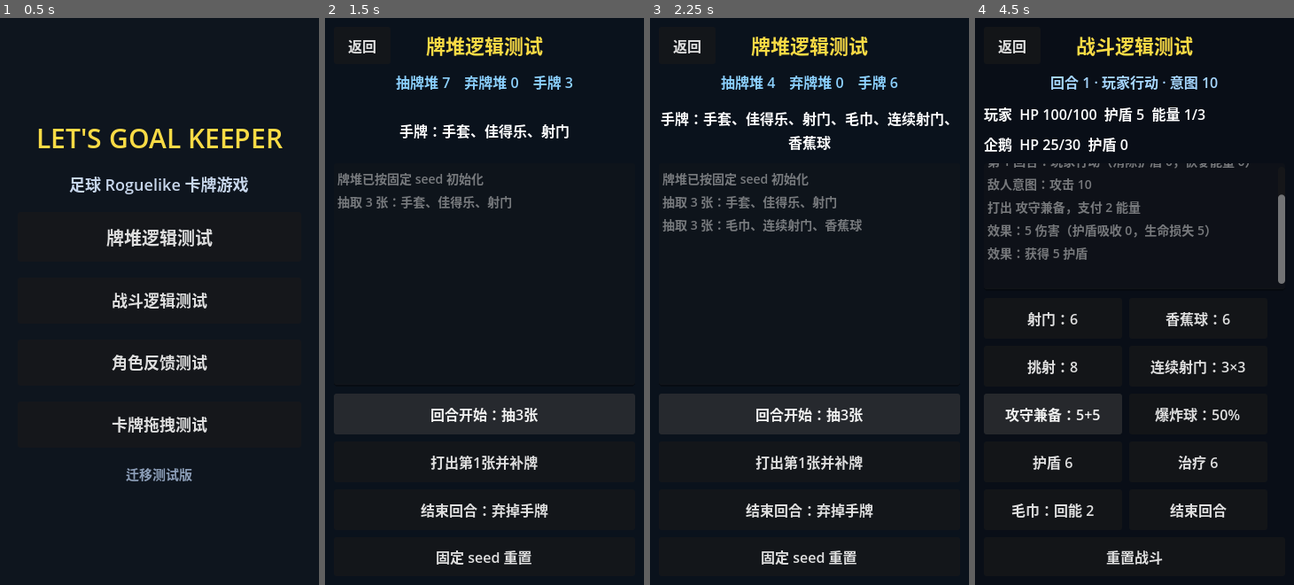
Above: before the commit, frames 1-4 (left to right).
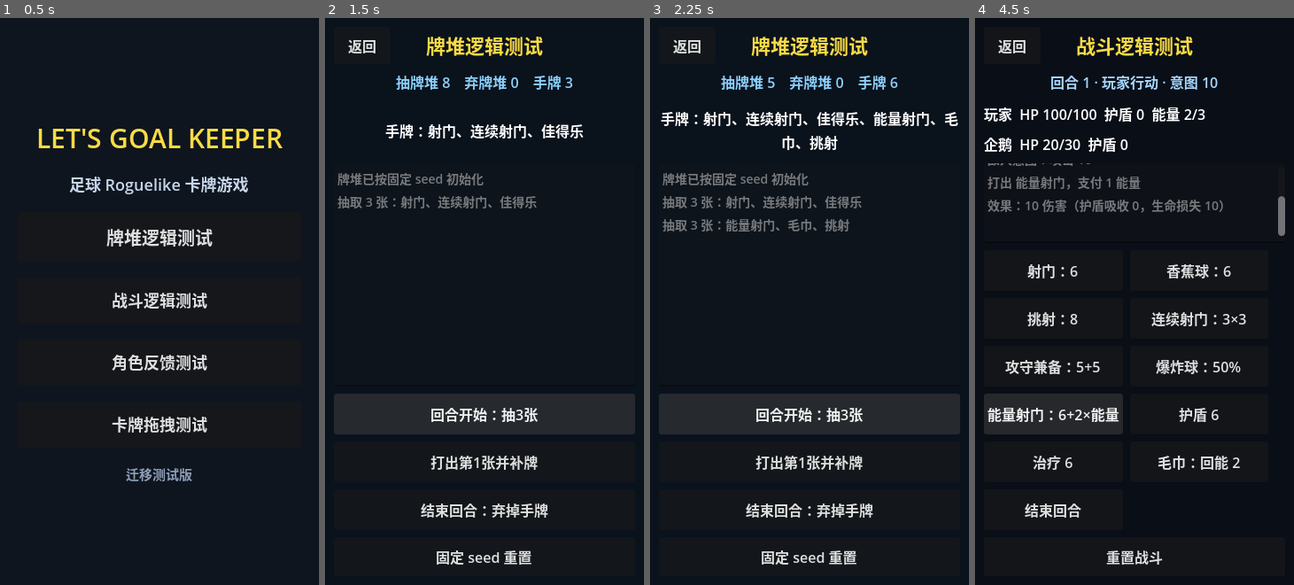
Above: after the commit, the same moments.

Repository: Van0727/LetsGoalKeeper_Godot
Game: Godot game, scene res://scenes/boot.tscn
The game is run twice, just before and just after one commit, with the same random seed, the same clock (stepped at 60 frames per second) and the same inputs. The engine's default icon, where the game draws it, is replaced by a stand-in: a white triangle on a blue panel in a dark square.
Inputs (mouse positions are in pixels of both pictures, inside the frame that each line leads up to):
- Up to frame 1 (0.5 s): no input
- Up to frame 2 (1.5 s): click "牌堆逻辑测试" at 0.5 s; click "回合开始：抽3张" at 1.25 s
- Up to frame 3 (2.25 s): click "回合开始：抽3张" at 2 s
- Up to frame 4 (4.5 s): click "返回" at 2.75 s; click "战斗逻辑测试" at 3.5 s; click (1054, 414) at 4.25 s, where only the run after the commit has a clickable "能量射门：6+2×能量"

Frame 1 is identical in both runs. In frame 2, 1.4% of the frame differs, in the area x 18-82%, y 10-34%; in frame 3, 2.4%; in frame 4, 7.1%, in the area x 3-98%, y 16-89%.

Commit message:
已完成“能量射门”迁移：

Diff:
--- /dev/null
+++ b/data/cards/card_energy_shot.tres
@@ -0,0 +1,23 @@
+[gd_resource type="Resource" script_class="CardDefinition" load_steps=3 format=3]
+
+[ext_resource type="Script" path="res://scripts/cards/card_definition.gd" id="1_card"]
+[ext_resource type="Script" path="res://scripts/cards/effect_definition.gd" id="2_effect"]
+
+[sub_resource type="Resource" id="Effect_damage"]
+script = ExtResource("2_effect")
+effect_type = 0
+target = 1
+amount = 6
+hits = 1
+amount_per_energy = 2
+
+[resource]
+script = ExtResource("1_card")
+card_id = "card_energy_shot"
+display_name = "能量射门"
+description = "造成6点伤害，每有1点剩余能量额外造成2点伤害"
+cost = 1
+card_type = 0
+shot_type = 1
+rarity = 1
+effects = Array[Resource]([SubResource("Effect_damage")])
--- a/scenes/battle_logic_test.tscn
+++ b/scenes/battle_logic_test.tscn
@@ -134,6 +134,12 @@
 theme_override_font_sizes/font_size = 16
 text = "爆炸球：50%"
 
+[node name="EnergyShot" type="Button" parent="Margin/Layout/ActionButtons"]
+custom_minimum_size = Vector2(156, 46)
+layout_mode = 2
+theme_override_font_sizes/font_size = 16
+text = "能量射门：6+2×能量"
+
 [node name="Guard" type="Button" parent="Margin/Layout/ActionButtons"]
 custom_minimum_size = Vector2(156, 46)
 layout_mode = 2
@@ -175,6 +181,7 @@
 [connection signal="pressed" from="Margin/Layout/ActionButtons/Barrage" to="." method="_on_barrage_pressed"]
 [connection signal="pressed" from="Margin/Layout/ActionButtons/AttackAndDefend" to="." method="_on_attack_and_defend_pressed"]
 [connection signal="pressed" from="Margin/Layout/ActionButtons/ExplosionBall" to="." method="_on_explosion_ball_pressed"]
+[connection signal="pressed" from="Margin/Layout/ActionButtons/EnergyShot" to="." method="_on_energy_shot_pressed"]
 [connection signal="pressed" from="Margin/Layout/ActionButtons/Guard" to="." method="_on_guard_pressed"]
 [connection signal="pressed" from="Margin/Layout/ActionButtons/Heal" to="." method="_on_heal_pressed"]
 [connection signal="pressed" from="Margin/Layout/ActionButtons/Energy" to="." method="_on_energy_pressed"]
--- a/scripts/battle/effect_resolver.gd
+++ b/scripts/battle/effect_resolver.gd
@@ -60,11 +60,15 @@
 		events: Array[Dictionary]
 ) -> void:
 	for hit_index in range(effect.hits):
-		var damage := maxi(roundi(effect.amount * source.strength_multiplier), 0)
+		var energy_bonus: int = source.energy * effect.amount_per_energy
+		var scaled_amount: int = effect.amount + energy_bonus
+		var damage := maxi(roundi(scaled_amount * source.strength_multiplier), 0)
 		var result: Dictionary = recipient.take_damage(damage)
 		events.append({
 			"type": "damage",
 			"amount": damage,
+			"base_amount": effect.amount,
+			"energy_bonus": energy_bonus,
 			"absorbed": result.absorbed,
 			"health_damage": result.health_damage,
 			"hit": hit_index + 1,
--- a/scripts/battle_logic_test.gd
+++ b/scripts/battle_logic_test.gd
@@ -6,6 +6,7 @@
 const BARRAGE_SHOT := preload("res://data/cards/card_barrage_shot.tres")
 const ATTACK_AND_DEFEND := preload("res://data/cards/card_attack_and_defend.tres")
 const EXPLOSION_BALL := preload("res://data/cards/card_explosion_ball.tres")
+const ENERGY_SHOT := preload("res://data/cards/card_energy_shot.tres")
 const GLOVES := preload("res://data/cards/card_gloves.tres")
 const SPORTS_DRINK := preload("res://data/cards/card_sports_drink.tres")
 const TOWEL := preload("res://data/cards/card_towel.tres")
@@ -47,6 +48,10 @@
 
 func _on_explosion_ball_pressed() -> void:
 	controller.play_card(EXPLOSION_BALL)
+
+
+func _on_energy_shot_pressed() -> void:
+	controller.play_card(ENERGY_SHOT)
 
 
 func _on_guard_pressed() -> void:
--- a/scripts/cards/effect_definition.gd
+++ b/scripts/cards/effect_definition.gd
@@ -19,5 +19,6 @@
 @export var target := Target.ENEMY
 @export_range(0, 999, 1) var amount := 0
 @export_range(1, 99, 1) var hits := 1
+@export_range(0, 999, 1) var amount_per_energy := 0
 @export_range(0, 100, 1) var chance_percent := 100
 @export var interrupt_on_success := false
--- a/scripts/deck_logic_test.gd
+++ b/scripts/deck_logic_test.gd
@@ -7,6 +7,7 @@
 const BARRAGE_SHOT := preload("res://data/cards/card_barrage_shot.tres")
 const ATTACK_AND_DEFEND := preload("res://data/cards/card_attack_and_defend.tres")
 const EXPLOSION_BALL := preload("res://data/cards/card_explosion_ball.tres")
+const ENERGY_SHOT := preload("res://data/cards/card_energy_shot.tres")
 const GLOVES := preload("res://data/cards/card_gloves.tres")
 const SPORTS_DRINK := preload("res://data/cards/card_sports_drink.tres")
 const TOWEL := preload("res://data/cards/card_towel.tres")
@@ -62,6 +63,7 @@
 		BARRAGE_SHOT,
 		ATTACK_AND_DEFEND,
 		EXPLOSION_BALL,
+		ENERGY_SHOT,
 		GLOVES,
 		SPORTS_DRINK,
 		TOWEL,
--- a/tests/smoke_battle_core.gd
+++ b/tests/smoke_battle_core.gd
@@ -9,6 +9,7 @@
 const BARRAGE_SHOT := preload("res://data/cards/card_barrage_shot.tres")
 const ATTACK_AND_DEFEND := preload("res://data/cards/card_attack_and_defend.tres")
 const EXPLOSION_BALL := preload("res://data/cards/card_explosion_ball.tres")
+const ENERGY_SHOT := preload("res://data/cards/card_energy_shot.tres")
 const GLOVES := preload("res://data/cards/card_gloves.tres")
 const SPORTS_DRINK := preload("res://data/cards/card_sports_drink.tres")
 const TOWEL := preload("res://data/cards/card_towel.tres")
@@ -29,6 +30,7 @@
 	_test_card_costs_and_effects()
 	_test_shot_types_multi_hit_and_multi_effect()
 	_test_probability_branch_and_interrupt()
+	_test_remaining_energy_damage()
 	_test_effect_order()
 	_test_deterministic_seed()
 
@@ -200,6 +202,25 @@
 	return RandomNumberGenerator.new()
 
 
+func _test_remaining_energy_damage() -> void:
+	var full_energy_battle = BATTLE_CONTROLLER.new()
+	root.add_child(full_energy_battle)
+	full_energy_battle.setup(303)
+	_assert_true(full_energy_battle.play_card(ENERGY_SHOT), "满能量时可打出能量射门")
+	_assert_equal(full_energy_battle.player.energy, 2, "能量射门先支付1点费用")
+	_assert_equal(full_energy_battle.enemy.health, 20, "剩余2点能量时造成10点伤害")
+	full_energy_battle.free()
+
+	var last_energy_battle = BATTLE_CONTROLLER.new()
+	root.add_child(last_energy_battle)
+	last_energy_battle.setup(304)
+	last_energy_battle.player.energy = 1
+	_assert_true(last_energy_battle.play_card(ENERGY_SHOT), "最后1点能量可打出能量射门")
+	_assert_equal(last_energy_battle.player.energy, 0, "最后1点能量被支付")
+	_assert_equal(last_energy_battle.enemy.health, 24, "无剩余能量时只造成6点基础伤害")
+	last_energy_battle.free()
+
+
 func _test_player_defeat() -> void:
 	var battle = BATTLE_CONTROLLER.new()
 	root.add_child(battle)
--- a/tests/smoke_deck_state.gd
+++ b/tests/smoke_deck_state.gd
@@ -7,6 +7,7 @@
 const BARRAGE_SHOT := preload("res://data/cards/card_barrage_shot.tres")
 const ATTACK_AND_DEFEND := preload("res://data/cards/card_attack_and_defend.tres")
 const EXPLOSION_BALL := preload("res://data/cards/card_explosion_ball.tres")
+const ENERGY_SHOT := preload("res://data/cards/card_energy_shot.tres")
 const GLOVES := preload("res://data/cards/card_gloves.tres")
 const SPORTS_DRINK := preload("res://data/cards/card_sports_drink.tres")
 const TOWEL := preload("res://data/cards/card_towel.tres")
@@ -43,6 +44,9 @@
 	_assert_equal(EXPLOSION_BALL.effects[0].chance_percent, 50, "爆炸球触发概率")
 	_assert_true(EXPLOSION_BALL.effects[0].interrupt_on_success, "爆炸球触发后中断")
 	_assert_equal(EXPLOSION_BALL.effects[1].amount, 12, "爆炸球未触发时伤害")
+	_assert_equal(ENERGY_SHOT.cost, 1, "能量射门费用")
+	_assert_equal(ENERGY_SHOT.effects[0].amount, 6, "能量射门基础伤害")
+	_assert_equal(ENERGY_SHOT.effects[0].amount_per_energy, 2, "能量射门每点剩余能量加伤")
 	_assert_equal(GLOVES.effects[0].amount, 6, "手套护盾")
 	_assert_equal(SPORTS_DRINK.effects[0].amount, 6, "佳得乐治疗")
 	_assert_equal(TOWEL.effects[0].amount, 2, "毛巾恢复能量")
